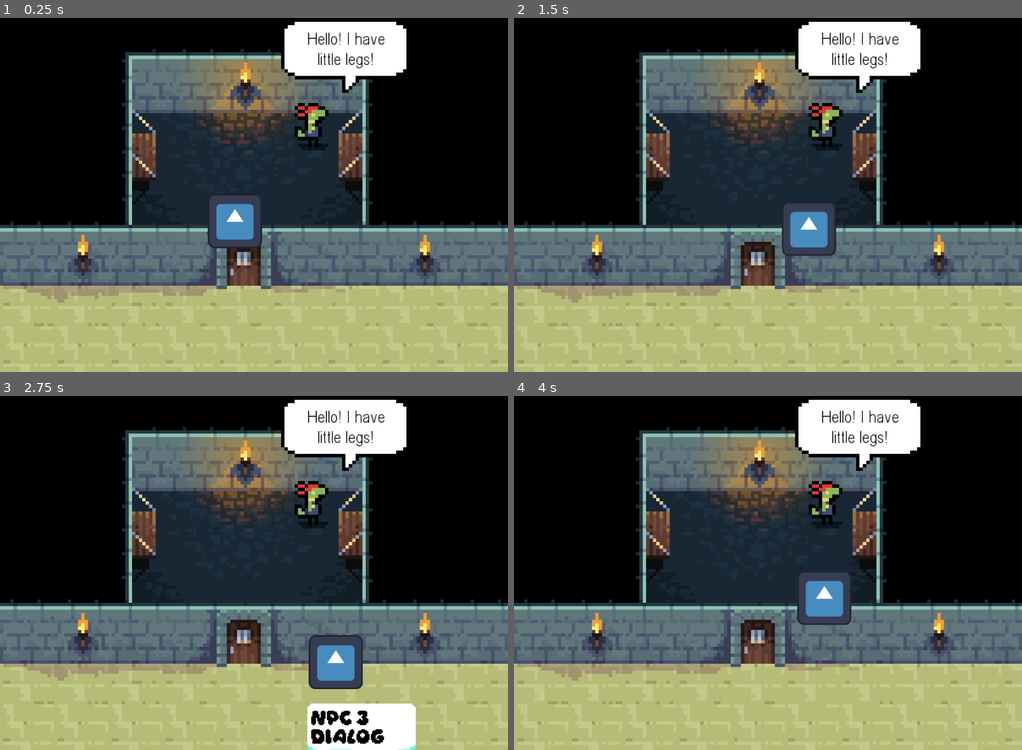
Above: before the commit, frames 1-4 (two rows, left to right).
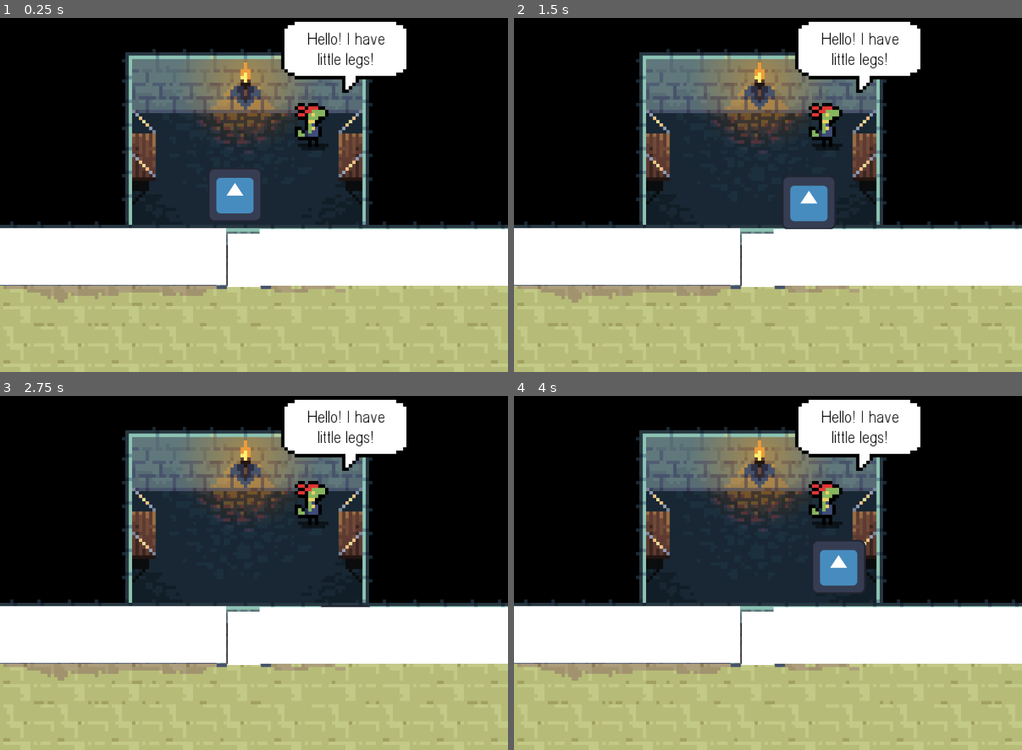
Above: after the commit, the same moments.

Repository: tombuben/gamerpie_gamejam_2025
Game: Godot game, scene res://levels/level_1.tscn
Two runs of this game, one before a commit and one after it. Both use one fixed random seed, a clock stepped at 60 frames per second and the inputs below. The engine's default icon, where the game draws it, is replaced by a stand-in: a white triangle on a blue panel in a dark square.
Inputs:
- Up to frame 1 (0.25 s): no input
- Up to frame 2 (1.5 s): tap Enter at 0.5 s; hold D (right) 0.53-1.28 s; tap B (bubble_switch) at 0.6, 1.35 s; hold S (down) from 1.28 s (still down)
- Up to frame 3 (2.75 s): release S (down) at 2.03 s; hold D (right) from 2.03 s (still down); tap B (bubble_switch) at 2.1 s
- Up to frame 4 (4 s): release D (right) at 2.78 s; hold W (up) 2.78-3.53 s; tap B (bubble_switch) at 2.85, 3.6 s; hold A (left) from 3.53 s (still down)

The runs differ from the first frame. In frame 1, 17% of the frame differs, in the area x 0-100%, y 42-76%; in frame 2, 17%; in frame 3, 20%, in the area x 0-100%, y 59-100%; in frame 4, 18%.

Commit message:
Added door on space

Diff:
--- /dev/null
+++ b/door.tscn
@@ -0,0 +1,22 @@
+[gd_scene load_steps=3 format=3 uid="uid://do3g3w77pww5q"]
+
+[ext_resource type="Script" path="res://scripts/door.gd" id="1_xvgq0"]
+
+[sub_resource type="RectangleShape2D" id="RectangleShape2D_engqx"]
+size = Vector2(80, 30)
+
+[node name="Door" type="Node2D" node_paths=PackedStringArray("collider")]
+position = Vector2(579, 695)
+script = ExtResource("1_xvgq0")
+collider = NodePath("StaticBody2D/CollisionShape2D")
+
+[node name="ColorRect" type="ColorRect" parent="."]
+offset_left = -41.0
+offset_top = -122.0
+offset_right = 35.0
+offset_bottom = 4.0
+
+[node name="StaticBody2D" type="StaticBody2D" parent="."]
+
+[node name="CollisionShape2D" type="CollisionShape2D" parent="StaticBody2D"]
+shape = SubResource("RectangleShape2D_engqx")
--- a/levels/level_1.tscn
+++ b/levels/level_1.tscn
@@ -1,18 +1,25 @@
-[gd_scene load_steps=6 format=3 uid="uid://cxjyxcbcxxydo"]
+[gd_scene load_steps=8 format=3 uid="uid://cxjyxcbcxxydo"]
 
 [ext_resource type="PackedScene" uid="uid://b81oqoehgfrkh" path="res://player_character.tscn" id="1_q2wdn"]
 [ext_resource type="Texture2D" uid="uid://byntaf3m6vhfi" path="res://assets/sketch_level_1.png" id="1_t1s7n"]
 [ext_resource type="Script" path="res://levels/player_bubble_manager.gd" id="3_ccnok"]
 [ext_resource type="PackedScene" uid="uid://c80xvbx7tdgob" path="res://npc_character.tscn" id="3_tl17o"]
 [ext_resource type="Script" path="res://levels/dialog_bubble.gd" id="4_ise4s"]
+[ext_resource type="PackedScene" uid="uid://do3g3w77pww5q" path="res://door.tscn" id="6_0flo3"]
+
+[sub_resource type="RectangleShape2D" id="RectangleShape2D_mmaku"]
+size = Vector2(581.5, 20)
 
 [node name="Level1" type="Node2D"]
+y_sort_enabled = true
 
 [node name="SketchLevel1" type="Sprite2D" parent="."]
 texture_filter = 1
-position = Vector2(600, 452)
+position = Vector2(600, 0)
 scale = Vector2(2, 2)
 texture = ExtResource("1_t1s7n")
+centered = false
+offset = Vector2(-300, 0)
 
 [node name="StaticBody2D" type="StaticBody2D" parent="."]
 position = Vector2(595, 424)
@@ -48,3 +55,29 @@
 [node name="BubbleSlot" type="Node2D" parent="NpcCharacter3"]
 script = ExtResource("4_ise4s")
 lines = Array[String](["NPC 3 dialog"])
+
+[node name="Door" parent="." instance=ExtResource("6_0flo3")]
+
+[node name="Wall" type="Node2D" parent="."]
+position = Vector2(61, 694)
+
+[node name="ColorRect" type="ColorRect" parent="Wall"]
+offset_left = -64.0
+offset_top = -134.0
+offset_right = 473.0
+
+[node name="ColorRect2" type="ColorRect" parent="Wall"]
+offset_left = 552.0
+offset_top = -132.0
+offset_right = 1140.0
+offset_bottom = 2.0
+
+[node name="StaticBody2D" type="StaticBody2D" parent="Wall"]
+
+[node name="CollisionShape2D" type="CollisionShape2D" parent="Wall/StaticBody2D"]
+position = Vector2(208.5, 0)
+shape = SubResource("RectangleShape2D_mmaku")
+
+[node name="CollisionShape2D2" type="CollisionShape2D" parent="Wall/StaticBody2D"]
+position = Vector2(858.25, 0)
+shape = SubResource("RectangleShape2D_mmaku")
--- a/player_character.tscn
+++ b/player_character.tscn
@@ -4,7 +4,7 @@
 [ext_resource type="Texture2D" uid="uid://0fgncqbgqc8x" path="res://icon.svg" id="2_f4da5"]
 
 [sub_resource type="CircleShape2D" id="CircleShape2D_b0oem"]
-radius = 65.0308
+radius = 32.249
 
 [node name="PlayerCharacter" type="CharacterBody2D"]
 collision_layer = 3
@@ -13,7 +13,9 @@
 script = ExtResource("1_hxc5b")
 
 [node name="Sprite2D" type="Sprite2D" parent="."]
+position = Vector2(0, -62)
 texture = ExtResource("2_f4da5")
 
 [node name="CollisionShape2D" type="CollisionShape2D" parent="."]
+position = Vector2(0, -32)
 shape = SubResource("CircleShape2D_b0oem")
--- a/project.godot
+++ b/project.godot
@@ -55,6 +55,11 @@
 "events": [Object(InputEventKey,"resource_local_to_scene":false,"resource_name":"","device":-1,"window_id":0,"alt_press …(191 unchanged characters)…
 ]
 }
+door_debug={
+"deadzone": 0.5,
+"events": [Object(InputEventKey,"resource_local_to_scene":false,"resource_name":"","device":-1,"window_id":0,"alt_pressed":false,"shift_pressed":false,"ctrl_pressed":false,"meta_pressed":false,"pressed":false,"keycode":0,"physical_keycode":32,"key_label":0,"unicode":32,"location":0,"echo":false,"script":null)
+]
+}
 
 [rendering]
 
--- /dev/null
+++ b/scripts/door.gd
@@ -0,0 +1,23 @@
+extends Node2D
+
+@export var collider : CollisionShape2D
+
+
+# Called when the node enters the scene tree for the first time.
+func _ready() -> void:
+
+	pass # Replace with function body.
+
+
+# Called every frame. 'delta' is the elapsed time since the previous frame.
+func _process(delta: float) -> void:
+	if Input.is_action_pressed('door_debug'):
+		open_door()
+
+func close_door() -> void:
+	visible = true
+	collider.set_deferred("disabled", false)
+
+func open_door() -> void:
+	visible = false
+	collider.set_deferred("disabled",true)
